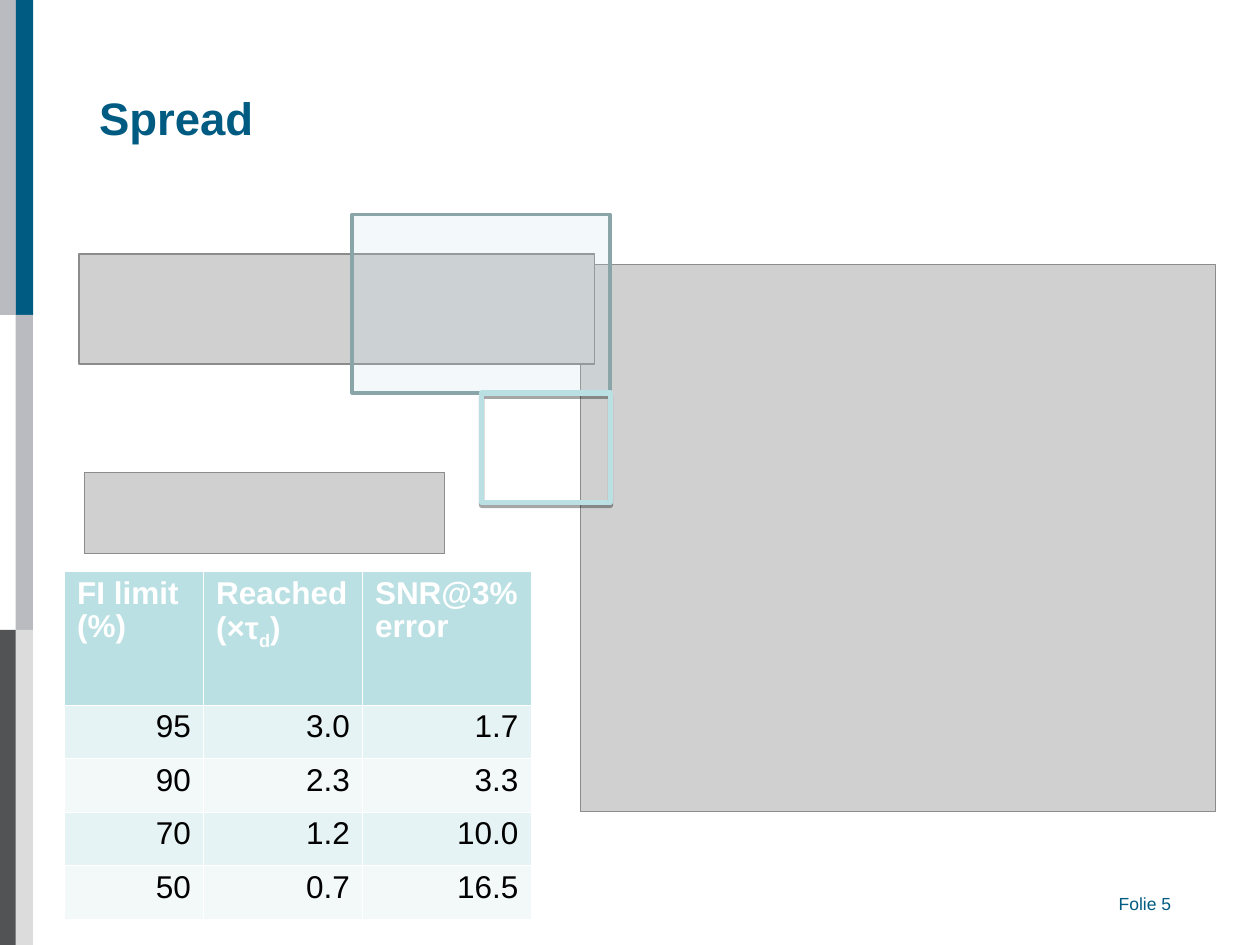
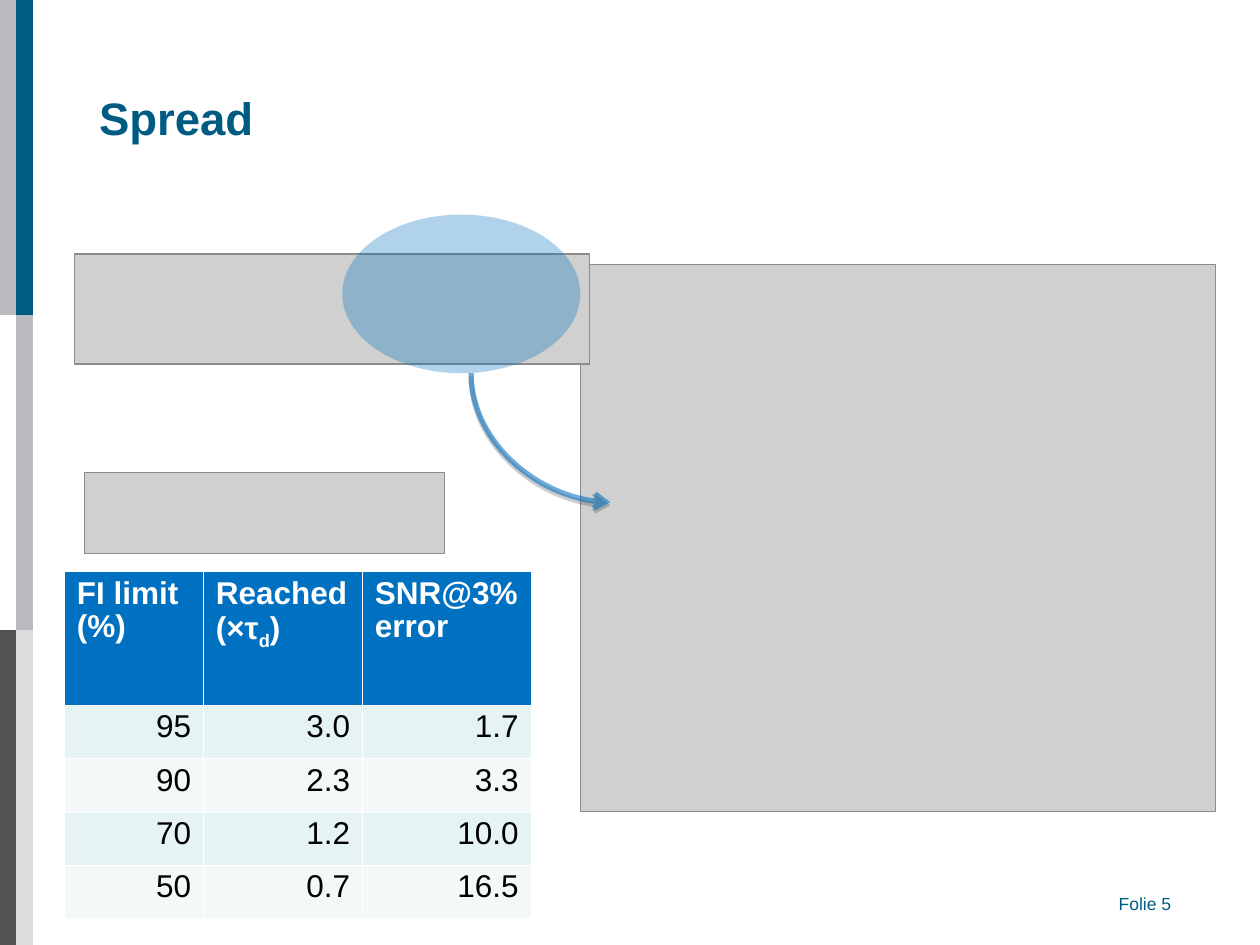
Before and after one commit to AlexAksentyev/EDM, a slide deck: slide 5 of Reports/CM/CM_proto.ppt. Drawn at 1260x945 pixels with LibreOffice and Linux fonts; fonts in the diff are those of the drawing; grey boxes stand for pictures; background and template pictures are left out. Boxes give left, top, right and bottom in pixels: in the first picture for what was removed or moved away, otherwise in the second. Text is boxed around its words. In the diff, an @@ line names an element or a change of style, - is before the commit and + after.

```diff
--- a/Reports/CM/CM_proto.ppt
+++ b/Reports/CM/CM_proto.ppt
@@ ellipse added at <box>343,214,581,373</box>, fill #0070C0 at 31% opacity @@
@@ rectangle removed at <box>353,214,611,393</box> @@
@@ picture: place and size @@
-picture at <box>79,255,595,364</box>
+picture at <box>74,255,590,364</box>
@@ freeform shape added at <box>471,374,610,502</box>, outline #0070C0 3 pt @@
@@ rectangle removed at <box>482,392,610,502</box> @@
@@ table at <box>64,572,530,919</box> @@
@@ fill #BBE0E3 to #0070C0 in row 1 @@
```
Also in this commit, not shown: 8 other slides changed.
